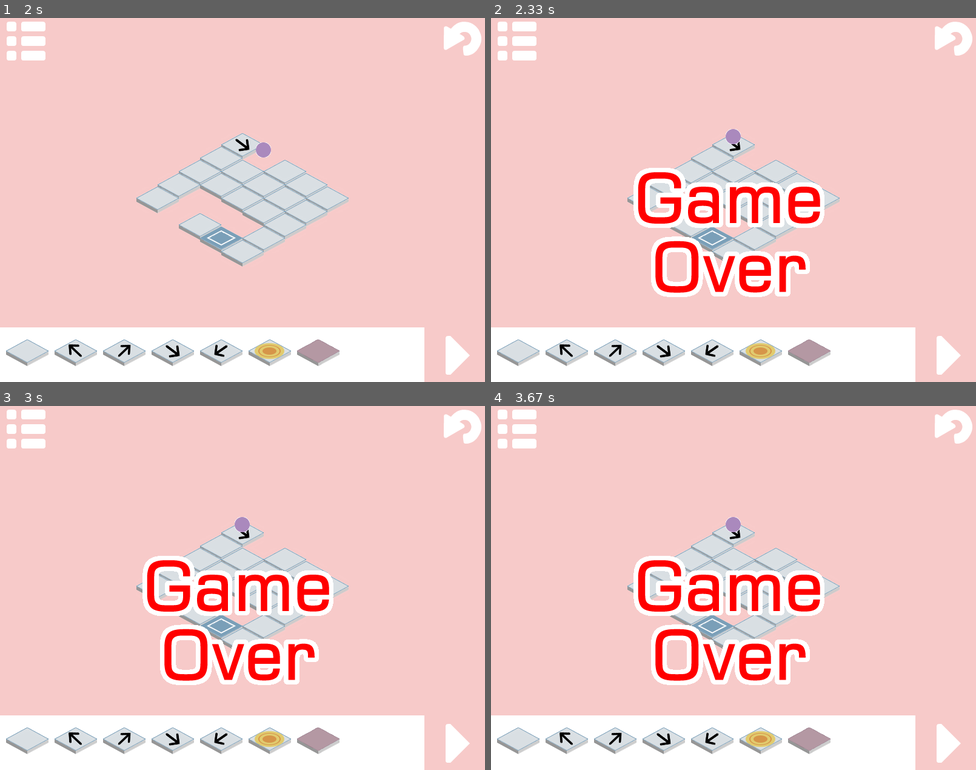
Above: before the commit, frames 1-4 (two rows, left to right).
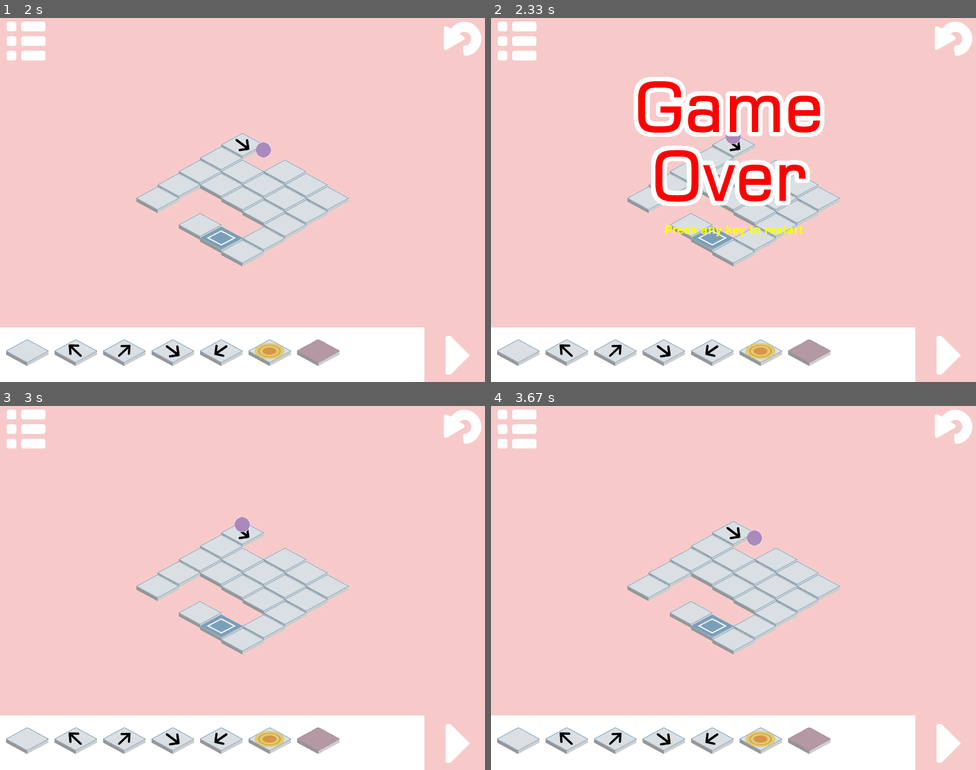
Above: after the commit, the same moments.

Repository: ameliakuang/112TP
Game: pygame game, started from trial/Game.py
Same seed, same stepped clock (60 frames per second), same inputs: the game is played once before the commit and once after it.
Inputs (mouse positions are in pixels of both pictures, inside the frame that each line leads up to):
- Up to frame 1 (2 s): press the mouse at (242, 229) at 0.37 s; move the mouse to (247, 269) at 0.47 s; release the mouse at (257, 309) at 0.6 s; click (203, 185) at 0.85 s; click (446, 345) at 1.4 s; press the mouse at (203, 185) at 1.8 s; move the mouse to (203, 258) at 1.9 s
- Up to frame 2 (2.33 s): release the mouse at (689, 327) at 2.03 s
- Up to frame 3 (3 s): tap Enter at 2.4 s
- Up to frame 4 (3.67 s): click (937, 733) at 3.33 s

Frame 1 is identical in both runs. In frame 2, 14% of the frame differs, in the area x 29-69%, y 16-77%; in frame 3, 7.9%; in frame 4, 8.1%.

Commit message:
update winning and losing screen, and how that corresponds to resetting

Diff:
--- a/trial/Game.py
+++ b/trial/Game.py
@@ -27,9 +27,9 @@
         else:
             n = 5
         self.boardObject = Board(n, self.player, self.level)
-        print("board level", self.level)
+        #print("board level", self.level)
         self.board = copy.deepcopy(self.boardObject.board)
-        print(self.board)
+        #print(self.board)
 
         self.scene = None
 
@@ -109,7 +109,12 @@
     # playGame mode
     ########################
     def playGameKeyPressed(self, keyCode, modifier):
-        pass
+        if self.scene.state == False:
+            self.player.__init__()
+            self.scene.state = None
+            self.scene = None # clear the winning/losing scene
+
+
 
     def playGameMousePressed(self, x, y):
         pos = (x, y)
@@ -203,6 +208,7 @@
             self.player.__init__()
             self.scene = None # clear the winning/losing scene
             self.resetState = False
+
 
     def playGameRedrawAll(self, screen):
         # Draw the board
@@ -379,13 +385,28 @@
             rect = image.get_rect()
             rect.centerx = screen.get_rect().centerx
             rect.centery = screen.get_rect().centery-50
+            font = pygame.font.Font("freesansbold.ttf", 20)
+
+            textSurface = font.render("Select a new level by clicking the menu button", True, (255, 255, 0))
+            textRect = textSurface.get_rect()
+            textRect.centerx = screen.get_rect().centerx
+            textRect.centery = screen.get_rect().centery+80
+            screen.blit(textSurface, textRect)
         # Lose
         else:
             image = pygame.image.load('images/game-over.png').convert()
             rect = image.get_rect()
             image.set_colorkey((0,0,0))
             rect.centerx = screen.get_rect().centerx
-            rect.centery = screen.get_rect().centerx-50
+            rect.centery = screen.get_rect().centery-100
+
+            font = pygame.font.Font("freesansbold.ttf", 20)
+
+            textSurface = font.render("Press any key to restart", True, (255, 255, 0))
+            textRect = textSurface.get_rect()
+            textRect.centerx = screen.get_rect().centerx
+            textRect.centery = screen.get_rect().centery+50
+            screen.blit(textSurface, textRect)
         screen.blit(image, rect)
 
 
